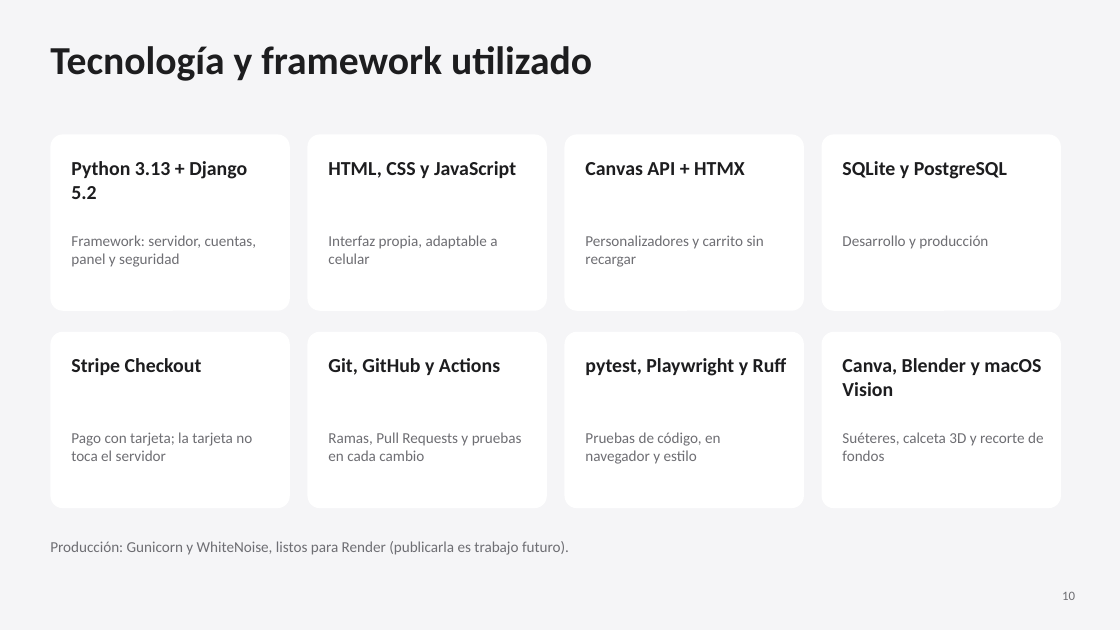
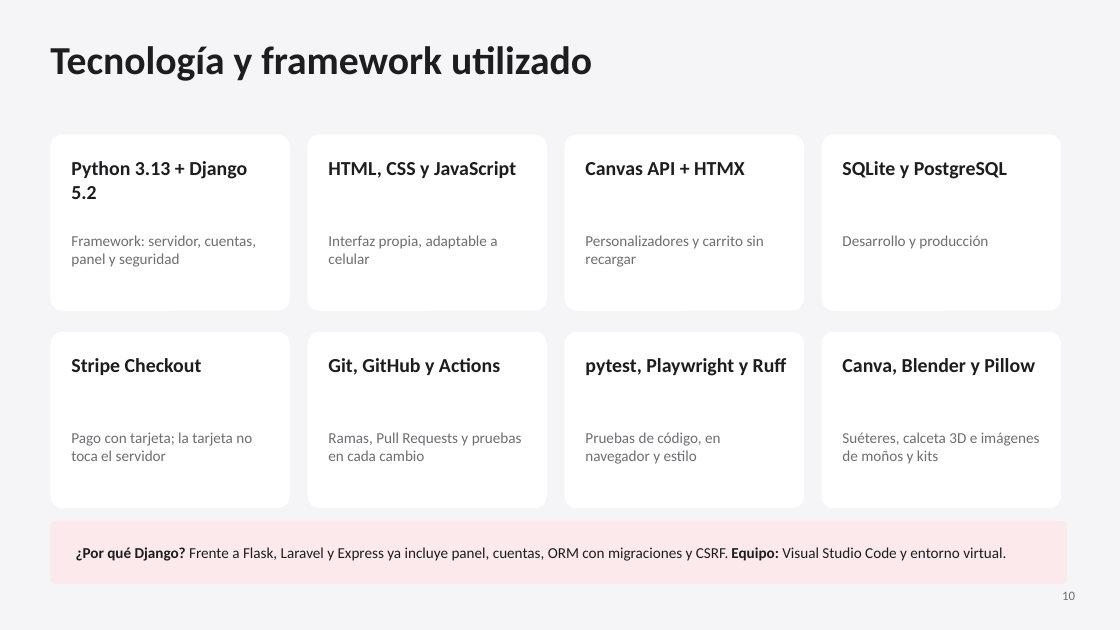
Before and after one commit to Josshuu13/TiendaWeb, a slide deck: slide 10 of docs/entrega/Pretexto-presentacion.pptx. Drawn at 1120x630 pixels with LibreOffice and Linux fonts; fonts in the diff are those of the drawing. Boxes give left, top, right and bottom in pixels: in the first picture for what was removed or moved away, otherwise in the second. Text is boxed around its words. In the diff, an @@ line names an element or a change of style, - is before the commit and + after.

```diff
--- a/docs/entrega/Pretexto-presentacion.pptx
+++ b/docs/entrega/Pretexto-presentacion.pptx
@@ text at [842, 358, 1035, 375]: text changed @@
-Canva, Blender y macOS Vision
+Canva, Blender y Pillow
@@ text at [842, 432, 1040, 464]: text changed @@
-Suéteres, calceta 3D y recorte de fondos
+Suéteres, calceta 3D e imágenes de moños y kits
@@ rounded rectangle: place and size @@
-rounded rectangle at [50, 541, 569, 555]
+rounded rectangle at [50, 521, 1067, 584]
@@ rounded rectangle at [50, 521, 1067, 584]: fill none to #FBE9EC @@
@@ text in rounded rectangle at [50, 541, 569, 555]: text removed @@
-Producción: Gunicorn y WhiteNoise, listos para Render (publicarla es trabajo futuro).
@@ text added at [76, 547, 1006, 561], 13 pt, text #1D1D1F @@
+¿Por qué Django? Frente a Flask, Laravel y Express ya incluye panel, cuentas, ORM con migraciones y CSRF. Equipo: Visual Studio Code y entorno virtual.
```
Also in this commit, not shown: 5 other slides changed, 1 slide added, 4 slides removed, 1 other file.
